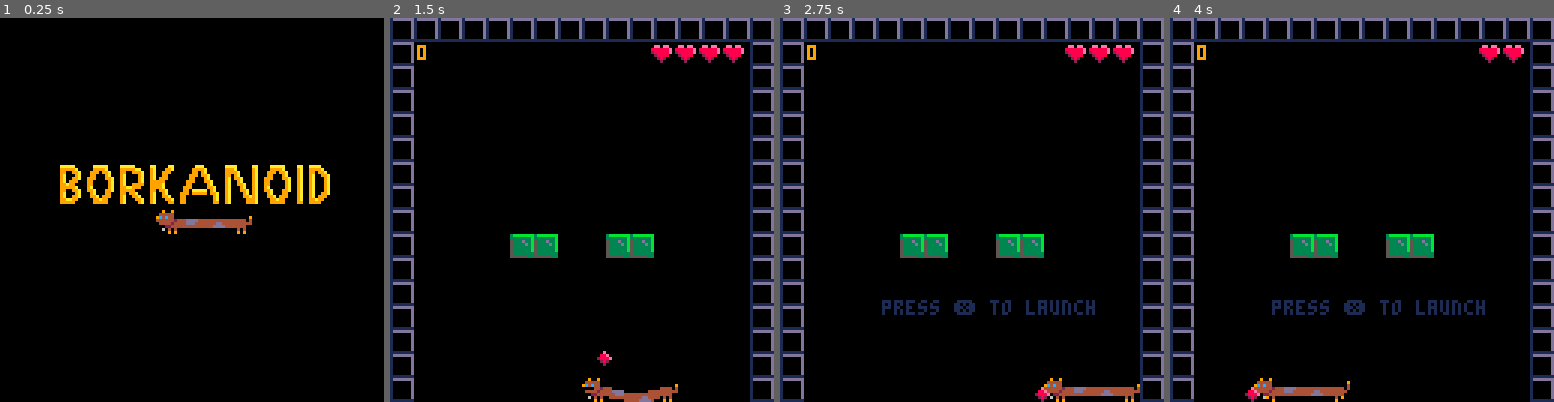
Above: before the commit, frames 1-4 (left to right).
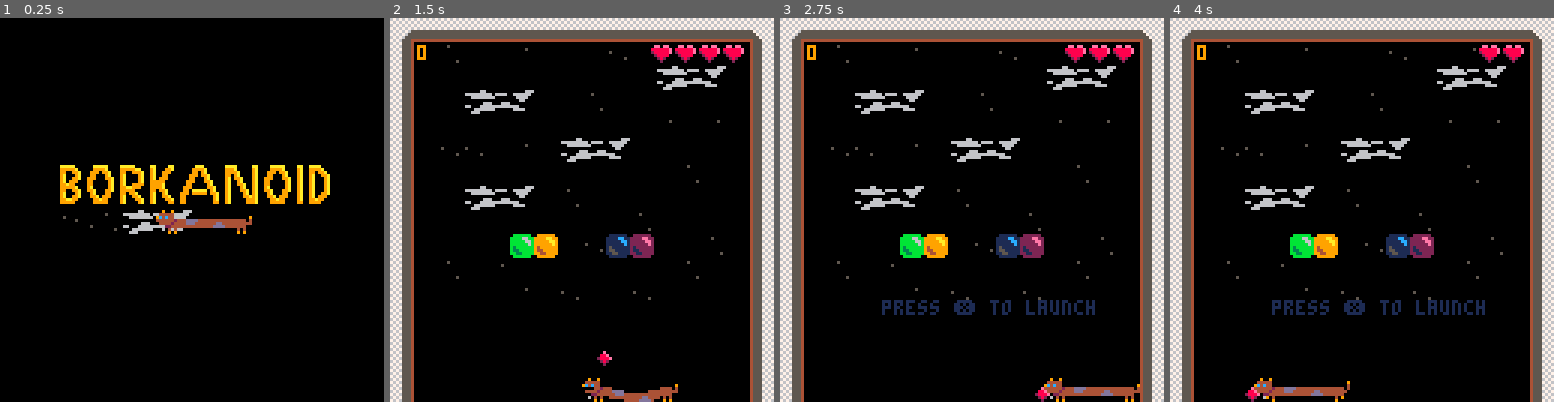
Above: after the commit, the same moments.

Repository: dan-powell/borkanoid
Game: PICO-8 cartridge ping.p8
Two runs of this game, one before a commit and one after it. Both use one fixed random seed, a clock stepped at 60 frames per second and the inputs below.
Inputs:
- Up to frame 1 (0.25 s): no input
- Up to frame 2 (1.5 s): tap X (X key) at 0.33, 1.07 s; tap O (Z key) at 0.7 s
- Up to frame 3 (2.75 s): hold Right 1.6-2.1 s; tap O (Z key) at 1.7, 2.1, 2.5 s; tap X (X key) at 1.85 s; hold Right from 2.47 s (still down)
- Up to frame 4 (4 s): tap O (Z key) at 2.9, 3.3, 3.7 s; tap X (X key) at 2.97 s; release Right at 3.03 s; hold Left 3.08-3.58 s

The runs differ from the first frame. In frame 1, 0.4% of the frame differs, in the area x 16-50%, y 50-57%; in frame 2, 21%; in frame 3, 21%; in frame 4, 21%, in the area x 0-100%, y 0-100%.

Commit message:
graphics

Diff:
--- a/ping.p8
+++ b/ping.p8
@@ -455,30 +455,35 @@
 
 -- collide with a collidable tile
 function collide(x, y)
-    v=tget(x, y)
-
-    if fget(v, 0) then
-        --
-        if fget(v, 4) then
-            tset(x, y, 34)
-            player.score += 10
-            sfx(2)
-        end
-        if fget(v, 3) then
-            tset(x, y, 33)
-            player.score += 20
-            sfx(2)
-        end
-        if fget(v, 2) then
-            tset(x, y, 32)
-            player.score += 30
-            sfx(2)
-        end
-        if fget(v, 1) then
-            tset(x, y, 0)
-            player.score += 40
-            level.b -= 1
-            sfx(2)
+    t=tget(x, y)
+    -- Test if tile is physical
+    if fget(t, 0) then
+        -- Test if tile is a brick
+        if fget(t, 1) then
+
+            if fget(t, 5) then
+                -- 4th brick
+                tset(x, y, t-1)
+                player.score += 25
+                sfx(2)
+            elseif fget(t, 4) then
+                -- 3rd brick
+                tset(x, y, t-1)
+                player.score += 50
+                sfx(2)
+            elseif fget(t, 3) then
+                -- 2nd brick
+                tset(x, y, t-1)
+                player.score += 75
+                sfx(2)
+            elseif fget(t, 2) then
+                -- Lightest brick
+                tset(x, y, 0)
+                player.score += 100
+                level.b -= 1
+                sfx(2)
+            end
+
         end
         return true
     else
@@ -666,26 +671,36 @@
 
 
 
+…(10 lines of a section not shown)…
 __gff__
-0000000000000000000000000000000000000000000000000000000000000000030509110100000000000000000000000000000000000000000000000000000000000000000000000000000000000000000000000000000000000000000000000000000000000000000000000000000000000000000000000000000000000000
+00000000000000000000000000000000000000000000000000000000000000000101010101010101010101010101010107070b070b13070b132301010101010100000000000000000000000000000000000000000000000000000000000000000000000000000000000000000000000000000000000000000000000000000000
 0000000000000000000000000000000000000000000000000000000000000000000000000000000000000000000000000000000000000000000000000000000000000000000000000000000000000000000000000000000000000000000000000000000000000000000000000000000000000000000000000000000000000000
 __map__
-2424242424242424242424242424242424242424242424242424242424242424242424242424242424242424242424240000000000000000000000000000000000000000000000000000000000000000000000000000000000000000000000000000000000000000000000000000000000000000000000000000000000000000
-2400000000000000000000000000002424000000000000000000000000000024240000000000000000000000000000240000000000000000000000000000000000000000000000000000000000000000000000000000000000000000000000000000000000000000000000000000000000000000000000000000000000000000
-2400000000000000000000000000002424000000000000000000000000000024240000000000000000000000000000240000000000000000000000000000000000000000000000000000000000000000000000000000000000000000000000000000000000000000000000000000000000000000000000000000000000000000
-2400000000000000000000000000002424000000000000000000000000000024240000000024000000002400000000240000000000000000000000000000000000000000000000000000000000000000000000000000000000000000000000000000000000000000000000000000000000000000000000000000000000000000
-2400000000000000000000000000002424000000000000000000000000000024240000002400000000000024000000240000000000000000000000000000000000000000000000000000000000000000000000000000000000000000000000000000000000000000000000000000000000000000000000000000000000000000
-2400000000000000000000000000002424000000000000000000000000000024240000240000000000000000240000240000000000000000000000000000000000000000000000000000000000000000000000000000000000000000000000000000000000000000000000000000000000000000000000000000000000000000
-2400000000000000000000000000002424000000000000000000000000000024240000000000002020000000000000240000000000000000000000000000000000000000000000000000000000000000000000000000000000000000000000000000000000000000000000000000000000000000000000000000000000000000
-2400000000000000000000000000002424000000002020000020200000000024240000000000002020000000000000240000000000000000000000000000000000000000000000000000000000000000000000000000000000000000000000000000000000000000000000000000000000000000000000000000000000000000
-2400000000000000000000000000002424000000000000000000000000000024240000240000000000000000240000240000000000000000000000000000000000000000000000000000000000000000000000000000000000000000000000000000000000000000000000000000000000000000000000000000000000000000
-2400000000202000002020000000002424000000000000000000000000000024240000002400000000000024000000240000000000000000000000000000000000000000000000000000000000000000000000000000000000000000000000000000000000000000000000000000000000000000000000000000000000000000
-2400000000000000000000000000002424000000000000000000000000000024240000000024000000002400000000240000000000000000000000000000000000000000000000000000000000000000000000000000000000000000000000000000000000000000000000000000000000000000000000000000000000000000
-2400000000000000000000000000002424000000000000000000000000000024240000000000000000000000000000240000000000000000000000000000000000000000000000000000000000000000000000000000000000000000000000000000000000000000000000000000000000000000000000000000000000000000
-2400000000000000000000000000002424000000000000000000000000000024240000000000000000000000000000240000000000000000000000000000000000000000000000000000000000000000000000000000000000000000000000000000000000000000000000000000000000000000000000000000000000000000
-2400000000000000000000000000002424000000000000000000000000000024240000212100002323000021210000240000000000000000000000000000000000000000000000000000000000000000000000000000000000000000000000000000000000000000000000000000000000000000000000000000000000000000
-2400000000000000000000000000002424000000000000000000000000000024240000212100002323000021210000240000000000000000000000000000000000000000000000000000000000000000000000000000000000000000000000000000000000000000000000000000000000000000000000000000000000000000
-2400000000000000000000000000002424000000000000000000000000000024240000000000000000000000000000240000000000000000000000000000000000000000000000000000000000000000000000000000000000000000000000000000000000000000000000000000000000000000000000000000000000000000
+2423232323232323232323232323232524232323232323232323232323232325232323232323232323232323232323230000000000000000000000000000000000000000000000000000000000000000000000000000000000000000000000000000000000000000000000000000000000000000000000000000000000000000
+2100620000600000006100006000002021000000000000000000000000000020230000000000000000000000000000230000000000000000000000000000000000000000000000000000000000000000000000000000000000000000000000000000000000000000000000000000000000000000000000000000000000000000
+210000000000000000000063646500202100002a22222222222222222b000020230000000000000000000000000000230000000000000000000000000000000000000000000000000000000000000000000000000000000000000000000000000000000000000000000000000000000000000000000000000000000000000000
+2100006364650000620000000000002021000020242323232323232521000020230000000024000000002400000000230000000000000000000000000000000000000000000000000000000000000000000000000000000000000000000000000000000000000000000000000000000000000000000000000000000000000000
+2100000000000000000000600060002021000028290000000000002829000020230000002400000000000024000000230000000000000000000000000000000000000000000000000000000000000000000000000000000000000000000000000000000000000000000000000000000000000000000000000000000000000000
+2100616100600063646500000000002021000000000000000000000000000020230000240000000000000000240000230000000000000000000000000000000000000000000000000000000000000000000000000000000000000000000000000000000000000000000000000000000000000000000000000000000000000000
+210000000000000000000000620000202100002e0000000000000000002e0020230000000000002020000000000000230000000000000000000000000000000000000000000000000000000000000000000000000000000000000000000000000000000000000000000000000000000000000000000000000000000000000000
+210000636465006200000000000000202100002f0030300000303000002f0020240000000000002020000000000000240000000000000000000000000000000000000000000000000000000000000000000000000000000000000000000000000000000000000000000000000000000000000000000000000000000000000000
+2100000000000000000062000000002021000000002a2b00002a2b0000000020240000240000000000000000240000240000000000000000000000000000000000000000000000000000000000000000000000000000000000000000000000000000000000000000000000000000000000000000000000000000000000000000
+2100000000303200613539000062002021000000002829000028290000000020240000002400000000000024000000240000000000000000000000000000000000000000000000000000000000000000000000000000000000000000000000000000000000000000000000000000000000000000000000000000000000000000
+2100620060000000000000006200002021000000000000000000000000000020240000000024000000002400000000240000000000000000000000000000000000000000000000000000000000000000000000000000000000000000000000000000000000000000000000000000000000000000000000000000000000000000
+2100000000600061000061000000002021000000000000000000000000000020240000000000000000000000000000240000000000000000000000000000000000000000000000000000000000000000000000000000000000000000000000000000000000000000000000000000000000000000000000000000000000000000
+2100000000000000000000000000002021000000000000000000000000000020240000000000000000000000000000240000000000000000000000000000000000000000000000000000000000000000000000000000000000000000000000000000000000000000000000000000000000000000000000000000000000000000
+2100000000000000000000000000002021000000000000000000000000000020240000212100002323000021210000240000000000000000000000000000000000000000000000000000000000000000000000000000000000000000000000000000000000000000000000000000000000000000000000000000000000000000
+2100000000000000000000000000002021000000000000000000000000000020240000212100002323000021210000240000000000000000000000000000000000000000000000000000000000000000000000000000000000000000000000000000000000000000000000000000000000000000000000000000000000000000
+2100000000000000000000000000002021000000000000000000000000000020240000000000000000000000000000240000000000000000000000000000000000000000000000000000000000000000000000000000000000000000000000000000000000000000000000000000000000000000000000000000000000000000
 0000000000000000000000000000000000000000000000000000000000000000240000000000000000000000000000240000000000000000000000000000000000000000000000000000000000000000000000000000000000000000000000000000000000000000000000000000000000000000000000000000000000000000
 0000000000000000000000000000000000000000000000000000000000000000240000000000000000000000000000240000000000000000000000000000000000000000000000000000000000000000000000000000000000000000000000000000000000000000000000000000000000000000000000000000000000000000
 0000000000000000000000000000000000000000000000000000000000000000240000000000000000000000000000240000000000000000000000000000000000000000000000000000000000000000000000000000000000000000000000000000000000000000000000000000000000000000000000000000000000000000
Not shown, changed: 34 lines of the sprite sheet (__gfx__) section of ping.p8
